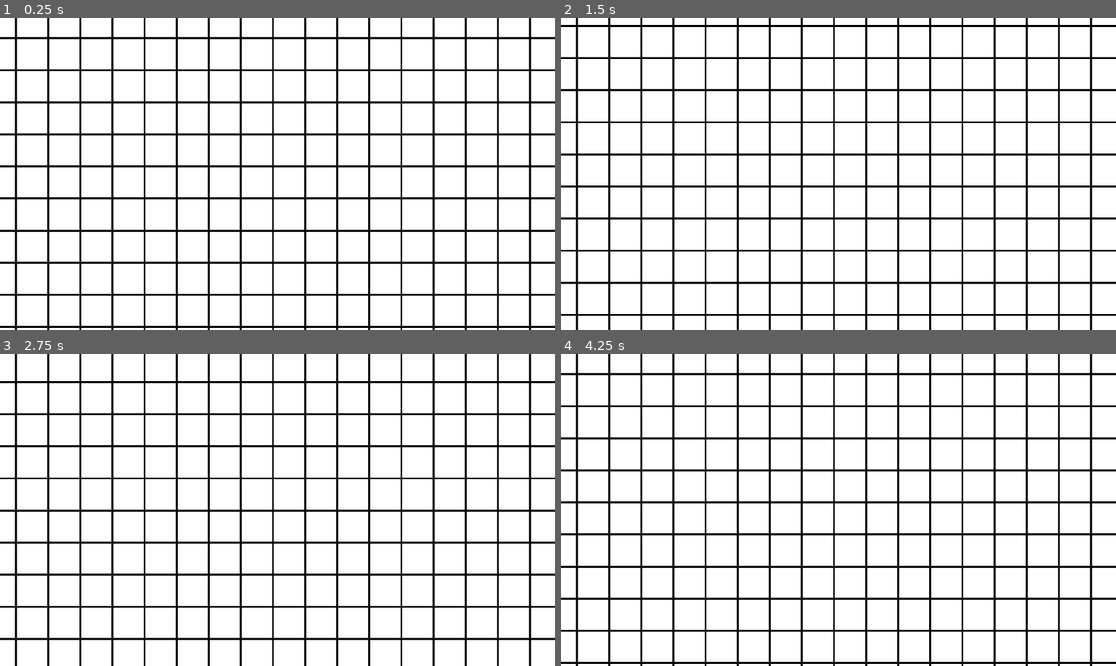
Above: before the commit, frames 1-4 (two rows, left to right).
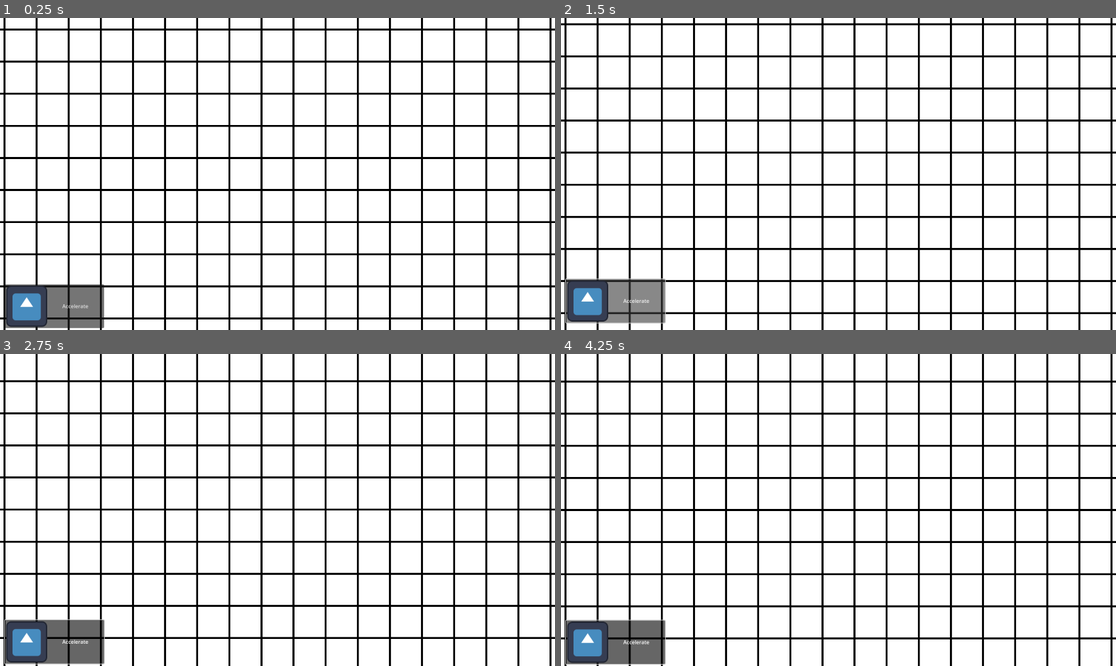
Above: after the commit, the same moments.

Repository: CodingCat2011/Traintrack
Game: Godot game, scene res://Scenes/Main_scene.tscn
The game is run twice, just before and just after one commit, with the same random seed, the same clock (stepped at 60 frames per second) and the same inputs. Before the commit the project starts from res://Scenes/background.tscn. The engine's default icon, where the game draws it, is replaced by a stand-in: a white triangle on a blue panel in a dark square.
Inputs (mouse positions are in pixels of both pictures, inside the frame that each line leads up to):
- Up to frame 1 (0.25 s): no input
- Up to frame 2 (1.5 s): click (616, 305) at 0.5 s, where only the run after the commit has a clickable "Accelerate"; click (616, 305) at 1.25 s, where only the run after the commit has a clickable "Accelerate"
- Up to frame 3 (2.75 s): click (55, 641) at 2 s, where only the run after the commit has a clickable "Accelerate"
- Up to frame 4 (4.25 s): no input

The runs differ from the first frame. In frame 1, 28% of the frame differs, in the area x 0-100%, y 0-100%; in frame 2, 27%; in frame 3, 22%; in frame 4, 28%.

Commit message:
Added movement button; will be changed to button. Position smoothing pending

Diff:
--- a/traintrack/Scenes/Main_scene.tscn
+++ b/traintrack/Scenes/Main_scene.tscn
@@ -1,10 +1,31 @@
-[gd_scene load_steps=2 format=3 uid="uid://bv8ewks46ewdc"]
+[gd_scene load_steps=4 format=3 uid="uid://bv8ewks46ewdc"]
 
-[ext_resource type="PackedScene" uid="uid://y0ub2bj3tm03" path="res://Scenes/background.tscn" id="1_0y1l7"]
+[ext_resource type="Script" path="res://Scripts/camera_2d.gd" id="1_jy4jr"]
+[ext_resource type="Texture2D" uid="uid://dnq07457o0w6c" path="res://Ressources/icon.svg" id="3_0c1k3"]
+[ext_resource type="Texture2D" uid="uid://dak4csbt11ht3" path="res://Ressources/grundraster.jpg" id="3_8m5qk"]
 
 [node name="Node2D" type="Node2D"]
 
 [node name="Camera2D" type="Camera2D" parent="."]
+position_smoothing_enabled = true
+script = ExtResource("1_jy4jr")
 
-[node name="Background" parent="Camera2D" instance=ExtResource("1_0y1l7")]
+[node name="Button" type="Button" parent="Camera2D"]
+offset_left = -849.0
+offset_top = 344.0
+offset_right = -540.0
+offset_bottom = 480.0
+toggle_mode = true
+action_mode = 0
+text = "Accelerate"
+icon = ExtResource("3_0c1k3")
+
+[node name="Parallax2D" type="Parallax2D" parent="."]
 z_index = -1
+repeat_size = Vector2(500, 500)
+repeat_times = 10
+
+[node name="Sprite2D" type="Sprite2D" parent="Parallax2D"]
+texture = ExtResource("3_8m5qk")
+
+[connection signal="button_down" from="Camera2D/Button" to="Camera2D" method="_on_button_button_down"]
--- a/traintrack/Scenes/background.tscn
+++ /dev/null
@@ -1,15 +0,0 @@
-[gd_scene load_steps=2 format=3 uid="uid://y0ub2bj3tm03"]
-
-[ext_resource type="Texture2D" uid="uid://dak4csbt11ht3" path="res://Ressources/grundraster.jpg" id="1_y5i7n"]
-
-[node name="Background" type="Node2D"]
-
-[node name="Parallax2D" type="Parallax2D" parent="."]
-repeat_size = Vector2(500, 500)
-autoscroll = Vector2(0, 50)
-repeat_times = 10
-ignore_camera_scroll = true
-
-[node name="Sprite2D" type="Sprite2D" parent="Parallax2D"]
-texture_filter = 1
-texture = ExtResource("1_y5i7n")
--- /dev/null
+++ b/traintrack/Scenes/testscene.tscn
@@ -0,0 +1,12 @@
+[gd_scene load_steps=2 format=3 uid="uid://gnspgcwxkx7l"]
+
+[ext_resource type="Texture2D" uid="uid://dnq07457o0w6c" path="res://Ressources/icon.svg" id="1_rshth"]
+
+[node name="Node2D" type="Node2D"]
+
+[node name="Camera2D" type="Camera2D" parent="."]
+
+[node name="Button" type="Button" parent="."]
+offset_right = 8.0
+offset_bottom = 8.0
+icon = ExtResource("1_rshth")
--- /dev/null
+++ b/traintrack/Scripts/camera_2d.gd
@@ -0,0 +1,24 @@
+extends Camera2D
+
+@export var target_position: Vector2
+var speed = 50
+var maxspeed = 500
+var movement = 0
+var smoothing_speed = 5
+
+
+# Called when the node enters the scene tree for the first time.
+func _ready() -> void:
+	pass # Replace with function body.
+
+
+# Called every frame. 'delta' is the elapsed time since the previous frame.
+func _process(delta: float) -> void:
+#	position.x += movement * delta
+	pass
+
+
+func _on_button_button_down() -> void:
+#	if movement > maxspeed:
+#		movement =+ speed
+	position.y -= speed
--- a/traintrack/project.godot
+++ b/traintrack/project.godot
@@ -11,7 +11,7 @@
 [application]
 
 config/name="Traintrack"
-run/main_scene="res://Scenes/background.tscn"
+run/main_scene="res://Scenes/Main_scene.tscn"
 config/features=PackedStringArray("4.3", "Forward Plus")
 config/icon="res://Ressources/icon.svg"
 
